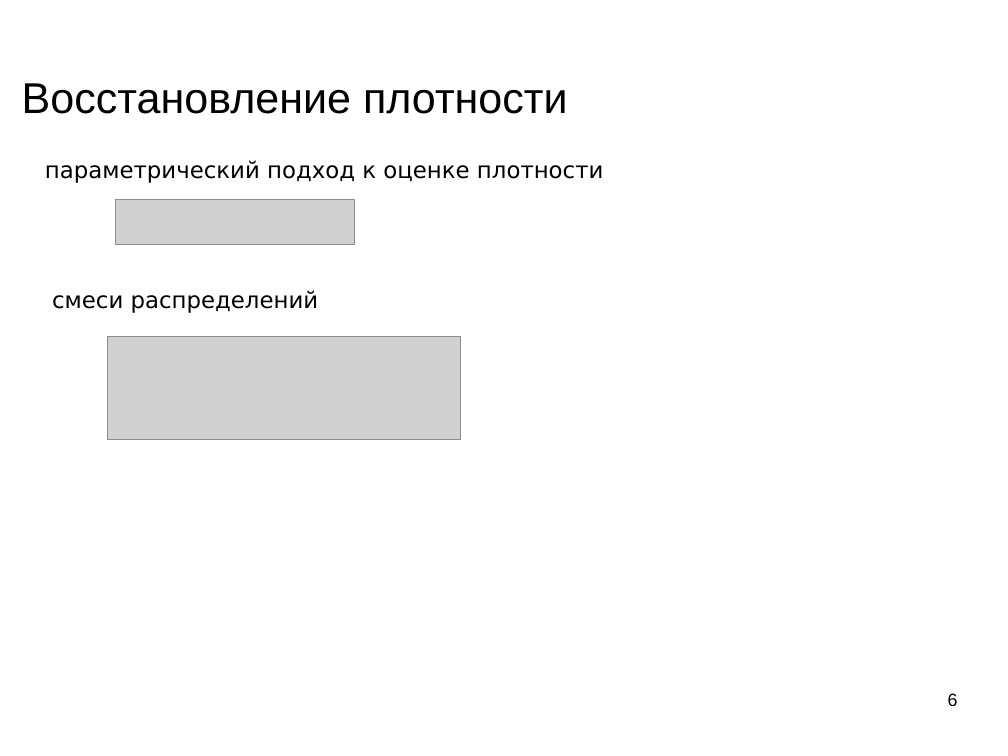
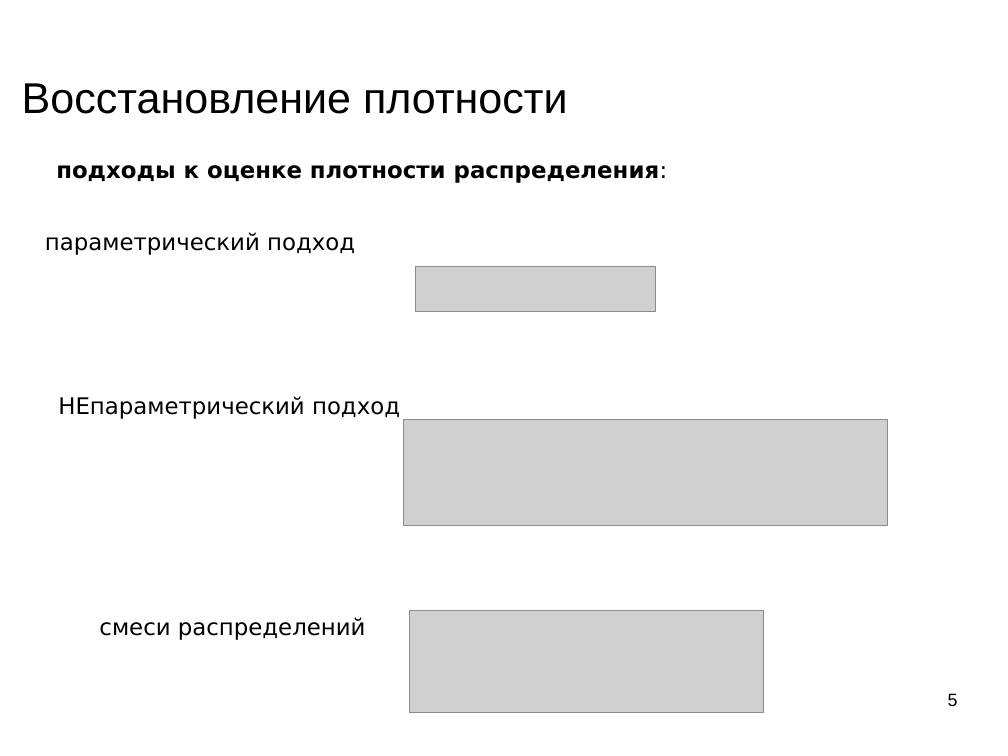
Before and after one commit to mechanoid5/ml_lectorium_legacy, a slide deck: slide 5 of 05-em.odp (slide 6 before the commit). Drawn at 1008x756 pixels with LibreOffice and Linux fonts; fonts in the diff are those of the drawing; grey boxes stand for pictures; background and template pictures are left out. Boxes give left, top, right and bottom in pixels: in the first picture for what was removed or moved away, otherwise in the second. Text is boxed around its words. In the diff, an @@ line names an element or a change of style, - is before the commit and + after.

```diff
--- a/05-em.odp
+++ b/05-em.odp
@@ text at bbox=[56, 165, 668, 183]: text changed; bold on @@
-параметрический подход к оценке плотности
+подходы к оценке плотности распределения:
@@ text added at bbox=[45, 232, 355, 255], 18 pt, text #000000 @@
+параметрический подход
@@ picture: place and size @@
-picture at bbox=[115, 199, 355, 245]
+picture at bbox=[416, 266, 656, 312]
@@ text added at bbox=[58, 396, 400, 419], 18 pt, text #000000 @@
+НЕпараметрический подход
@@ picture added at bbox=[403, 419, 888, 525] @@
@@ text "смеси распределений": place and size @@
-text "смеси распределений" at bbox=[52, 290, 319, 313]
+text "смеси распределений" at bbox=[99, 617, 366, 640]
@@ picture: place and size @@
-picture at bbox=[107, 337, 461, 439]
+picture at bbox=[410, 610, 764, 713]
@@ page number at bbox=[948, 693, 958, 706]: text changed @@
-6
+5
```
Also in this commit, not shown: 5 other slides changed, 5 slides added, 2 slides removed, 3 other files.
